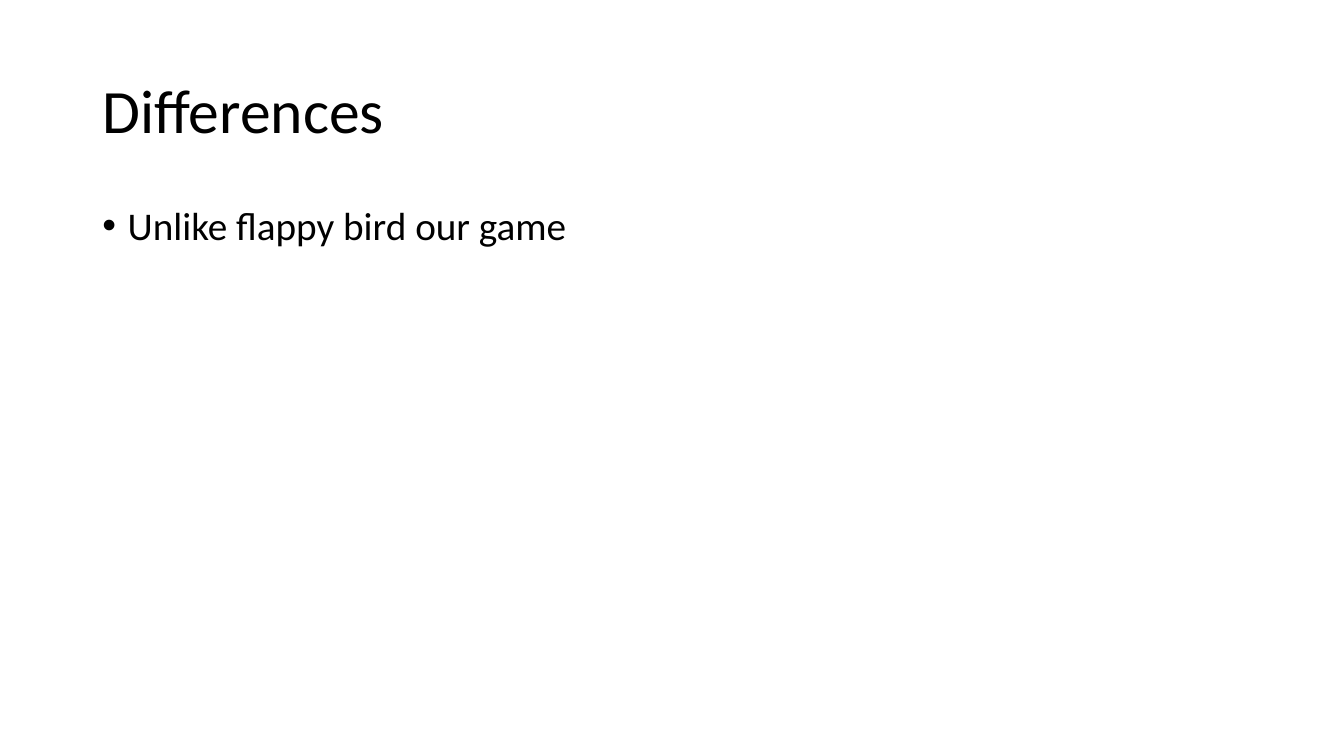
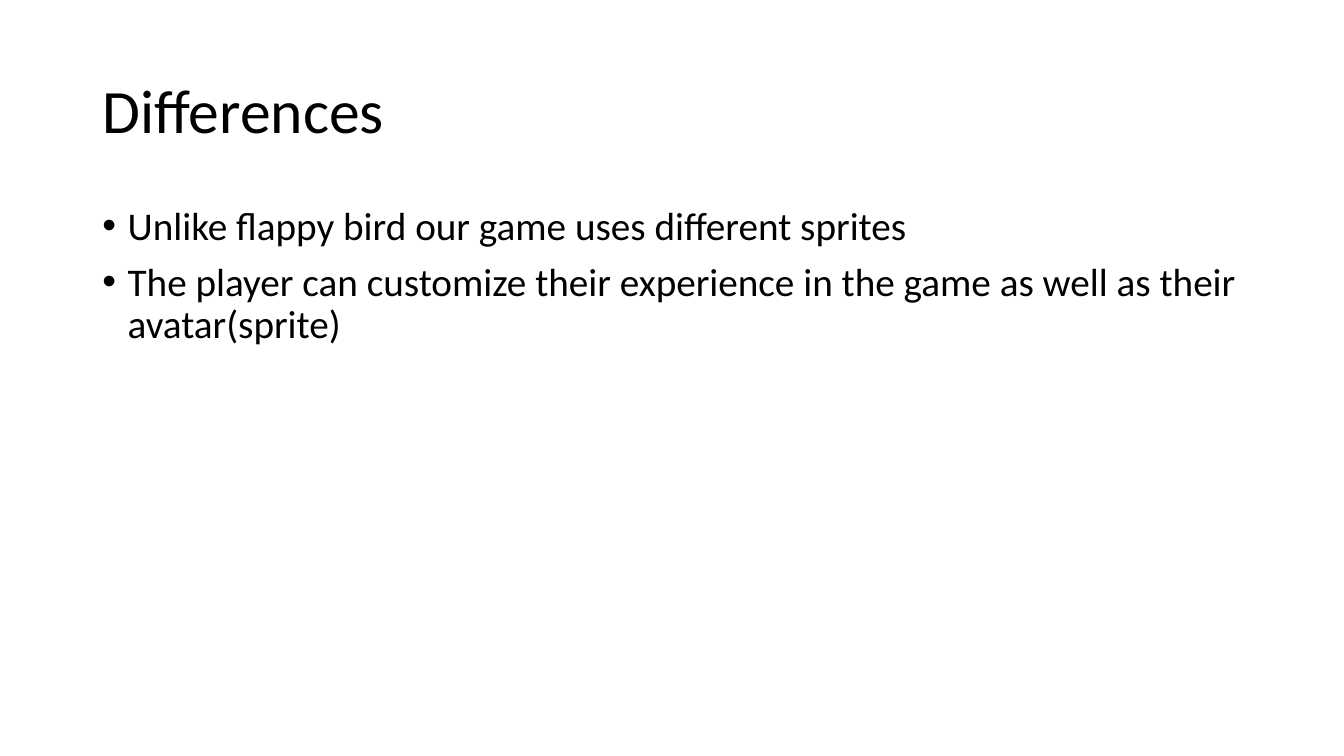
Before and after one commit to uts-ios-dev/project3-group-16, a slide deck: slide 5 of PresentationSlides.pptx. Drawn at 1344x756 pixels with LibreOffice and Linux fonts; fonts in the diff are those of the drawing. Boxes give left, top, right and bottom in pixels: in the first picture for what was removed or moved away, otherwise in the second. Text is boxed around its words. In the diff, an @@ line names an element or a change of style, - is before the commit and + after.

```diff
--- a/PresentationSlides.pptx
+++ b/PresentationSlides.pptx
@@ text at box(128, 212, 1236, 345): text changed @@
-• Unlike flappy bird our game
+• Unlike flappy bird our game uses different sprites
+• The player can customize their experience in the game as well as their avatar(sprite)
```
Also in this commit, not shown: 4 other slides changed, 2 other files.
